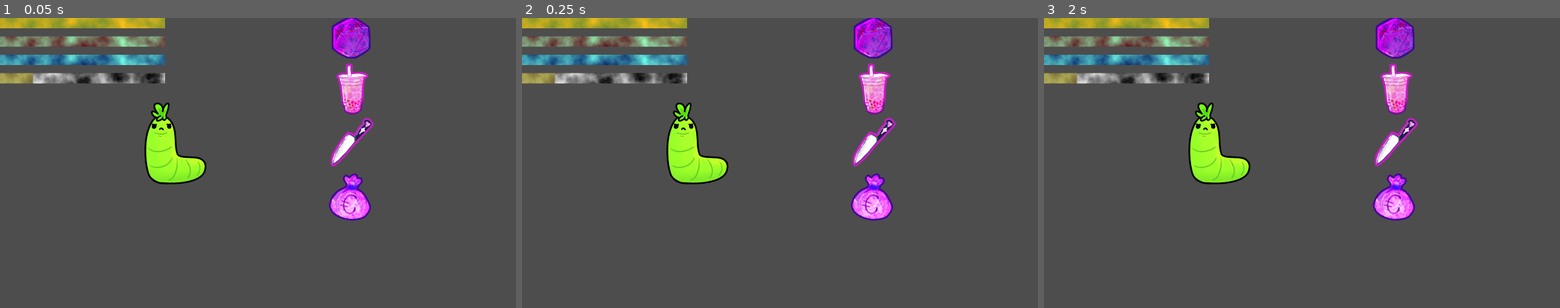
Above: before the commit, frames 1-3 (left to right).
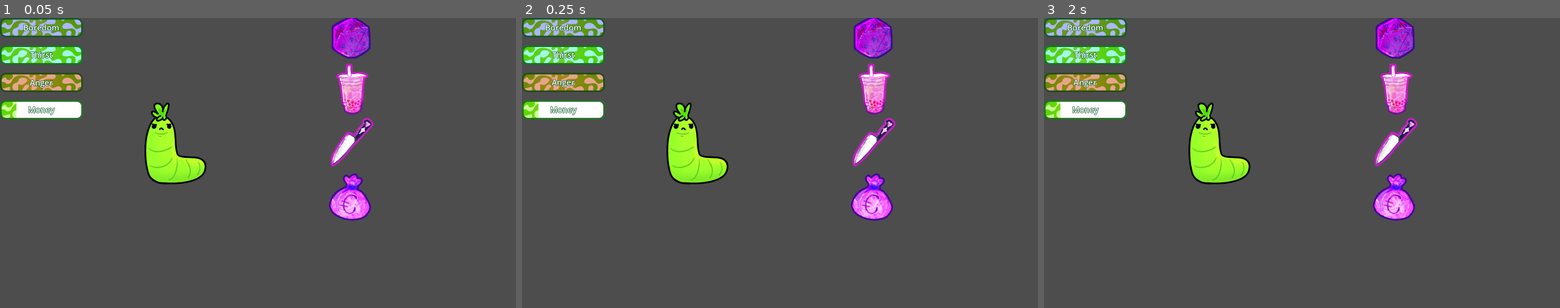
Above: after the commit, the same moments.

Repository: BlustrawberRi/Joshkagochi
Game: Godot game, scene res://Scenes/debug_aenty.tscn
Same seed, same stepped clock (60 frames per second), same inputs: the game is played once before the commit and once after it. The project has no main scene, so this scene is started directly. The engine's default icon, where the game draws it, is replaced by a stand-in: a white triangle on a blue panel in a dark square.
Inputs (mouse positions are in pixels of both pictures, inside the frame that each line leads up to):
- Up to frame 1 (0.05 s): no input
- Up to frame 2 (0.25 s): no input
- Up to frame 3 (2 s): click (1394, 197) at 0.52 s; click (1394, 197) at 1.27 s

The runs differ from the first frame. In frame 1, 6.8% of the frame differs, in the area x 0-32%, y 0-36%; in frame 2, 6.8%; in frame 3, 6.8%.

Commit message:
Update bar design.

Diff:
--- a/Scenes/anger_bar.tscn
+++ b/Scenes/anger_bar.tscn
@@ -1,31 +1,12 @@
-[gd_scene load_steps=8 format=3 uid="uid://cyusm7u8wmwh7"]
+[gd_scene load_steps=2 format=3 uid="uid://cyusm7u8wmwh7"]
 
 [ext_resource type="PackedScene" uid="uid://0uln8e6lgi6m" path="res://Scenes/stat_bar_base.tscn" id="1_v47jw"]
 
-[sub_resource type="Gradient" id="Gradient_bcohs"]
-colors = PackedColorArray(0.281451, 0.0186808, 0.625513, 1, 0.059126, 0.0591259, 0.0591259, 1)
-
-[sub_resource type="FastNoiseLite" id="FastNoiseLite_1rp4a"]
-noise_type = 2
-
-[sub_resource type="NoiseTexture2D" id="NoiseTexture2D_qsm74"]
-height = 32
-color_ramp = SubResource("Gradient_bcohs")
-noise = SubResource("FastNoiseLite_1rp4a")
-
-[sub_resource type="Gradient" id="Gradient_1rp4a"]
-colors = PackedColorArray(0.0447084, 0.186578, 0.437941, 1, 0.42726, 0.975825, 0.90049, 1)
-
-[sub_resource type="FastNoiseLite" id="FastNoiseLite_qsm74"]
-noise_type = 3
-
-[sub_resource type="NoiseTexture2D" id="NoiseTexture2D_c661h"]
-height = 32
-color_ramp = SubResource("Gradient_1rp4a")
-noise = SubResource("FastNoiseLite_qsm74")
-
 [node name="StatBar" instance=ExtResource("1_v47jw")]
 value = 52.0
-texture_under = SubResource("NoiseTexture2D_qsm74")
-texture_progress = SubResource("NoiseTexture2D_c661h")
+tint_progress = Color(0.91, 0.643067, 0.546, 1)
 stat = 2
+
+[node name="RichTextLabel" parent="." index="0"]
+bbcode_enabled = true
+text = "[shake]Anger[/shake]"
--- a/Scenes/boredom_bar.tscn
+++ b/Scenes/boredom_bar.tscn
@@ -1,17 +1,9 @@
-[gd_scene load_steps=5 format=3 uid="uid://cemijs48o438d"]
+[gd_scene load_steps=2 format=3 uid="uid://cemijs48o438d"]
 
 [ext_resource type="PackedScene" uid="uid://0uln8e6lgi6m" path="res://Scenes/stat_bar_base.tscn" id="1_w4kqr"]
 
-[sub_resource type="Gradient" id="Gradient_whv2h"]
-colors = PackedColorArray(0.455738, 0.564538, 0.181233, 1, 0.980432, 0.756093, 0.0914147, 1)
+[node name="StatBar" instance=ExtResource("1_w4kqr")]
+tint_progress = Color(0.67, 0.714, 1, 1)
 
-[sub_resource type="FastNoiseLite" id="FastNoiseLite_n4sqb"]
-noise_type = 3
-
-[sub_resource type="NoiseTexture2D" id="NoiseTexture2D_wce7m"]
-height = 32
-color_ramp = SubResource("Gradient_whv2h")
-noise = SubResource("FastNoiseLite_n4sqb")
-
-[node name="StatBar" instance=ExtResource("1_w4kqr")]
-texture_progress = SubResource("NoiseTexture2D_wce7m")
+[node name="RichTextLabel" parent="." index="0"]
+text = "Boredom"
--- a/Scenes/debug_aenty.tscn
+++ b/Scenes/debug_aenty.tscn
@@ -9,17 +9,6 @@
 [ext_resource type="PackedScene" uid="uid://by0vukekvq4n7" path="res://Scenes/thirst_bar.tscn" id="6_0ijgr"]
 [ext_resource type="PackedScene" uid="uid://f0e7mj35v1p4" path="res://Scenes/money_remedy.tscn" id="6_rlaxs"]
 [ext_resource type="PackedScene" uid="uid://owkaguou2jyq" path="res://Scenes/worm.tscn" id="7_ethus"]
-
-[sub_resource type="Gradient" id="Gradient_1idgn"]
-colors = PackedColorArray(0.370341, 0.0856195, 0.125144, 1, 0.587055, 0.969628, 0.70887, 1)
-
-[sub_resource type="FastNoiseLite" id="FastNoiseLite_i54om"]
-noise_type = 3
-
-[sub_resource type="NoiseTexture2D" id="NoiseTexture2D_v5sty"]
-height = 32
-color_ramp = SubResource("Gradient_1idgn")
-noise = SubResource("FastNoiseLite_i54om")
 
 [node name="Control" type="Control"]
 layout_mode = 3
@@ -47,11 +36,10 @@
 
 [node name="Boredom" parent="VBoxContainer2" instance=ExtResource("5_ethus")]
 layout_mode = 2
+tint_progress = Color(0.67, 0.714, 1, 1)
 
 [node name="Thirst" parent="VBoxContainer2" instance=ExtResource("6_0ijgr")]
 layout_mode = 2
-texture_over = null
-texture_progress = SubResource("NoiseTexture2D_v5sty")
 
 [node name="Anger" parent="VBoxContainer2" instance=ExtResource("4_q510y")]
 layout_mode = 2
--- a/Scenes/debug_ri.tscn
+++ b/Scenes/debug_ri.tscn
@@ -1,17 +1,41 @@
-[gd_scene load_steps=7 format=3 uid="uid://cewl6bledbexq"]
+[gd_scene load_steps=11 format=3 uid="uid://cewl6bledbexq"]
 
 [ext_resource type="PackedScene" uid="uid://dkflewpumsmbr" path="res://Scenes/boredom_remedy.tscn" id="1_dvldc"]
 [ext_resource type="Texture2D" uid="uid://h3hrdt4wybct" path="res://Images/tamagotchi_bg.png" id="1_pl56k"]
 [ext_resource type="PackedScene" uid="uid://f0e7mj35v1p4" path="res://Scenes/money_remedy.tscn" id="2_6xvl5"]
+[ext_resource type="PackedScene" uid="uid://cemijs48o438d" path="res://Scenes/boredom_bar.tscn" id="2_bn4a2"]
 [ext_resource type="PackedScene" uid="uid://bn4y6kx1uy3of" path="res://Scenes/thirst_remedy.tscn" id="2_pl56k"]
+[ext_resource type="PackedScene" uid="uid://by0vukekvq4n7" path="res://Scenes/thirst_bar.tscn" id="3_1sc7q"]
 [ext_resource type="PackedScene" uid="uid://c0m7qnbcww5rm" path="res://Scenes/anger_remedy.tscn" id="3_6xvl5"]
+[ext_resource type="PackedScene" uid="uid://cyusm7u8wmwh7" path="res://Scenes/anger_bar.tscn" id="4_lc5mr"]
 [ext_resource type="PackedScene" uid="uid://owkaguou2jyq" path="res://Scenes/worm.tscn" id="4_qqy2t"]
+[ext_resource type="PackedScene" uid="uid://de5dvjwm66mpk" path="res://Scenes/money_bar.tscn" id="5_spq87"]
 
 [node name="DebugRi" type="Node2D"]
 
 [node name="TamagotchiBg" type="Sprite2D" parent="."]
 position = Vector2(800, 450)
 texture = ExtResource("1_pl56k")
+
+[node name="VBoxContainer2" type="VBoxContainer" parent="."]
+offset_left = 44.0
+offset_top = 294.0
+offset_right = 301.0
+offset_bottom = 609.0
+theme_override_constants/separation = 25
+
+[node name="Boredom" parent="VBoxContainer2" instance=ExtResource("2_bn4a2")]
+layout_mode = 2
+tint_progress = Color(0.67, 0.714, 1, 1)
+
+[node name="Thirst" parent="VBoxContainer2" instance=ExtResource("3_1sc7q")]
+layout_mode = 2
+
+[node name="Anger" parent="VBoxContainer2" instance=ExtResource("4_lc5mr")]
+layout_mode = 2
+
+[node name="Money" parent="VBoxContainer2" instance=ExtResource("5_spq87")]
+layout_mode = 2
 
 [node name="Items" type="Control" parent="."]
 layout_mode = 3
--- a/Scenes/money_bar.tscn
+++ b/Scenes/money_bar.tscn
@@ -3,4 +3,8 @@
 [ext_resource type="PackedScene" uid="uid://0uln8e6lgi6m" path="res://Scenes/stat_bar_base.tscn" id="1_7hrn5"]
 
 [node name="TextureProgressBar" instance=ExtResource("1_7hrn5")]
+tint_progress = Color(0.783, 1, 0.58, 1)
 stat = 3
+
+[node name="RichTextLabel" parent="." index="0"]
+text = "Money"
--- a/Scenes/stat_bar_base.tscn
+++ b/Scenes/stat_bar_base.tscn
@@ -1,29 +1,27 @@
-[gd_scene load_steps=7 format=3 uid="uid://0uln8e6lgi6m"]
+[gd_scene load_steps=4 format=3 uid="uid://0uln8e6lgi6m"]
 
+[ext_resource type="Texture2D" uid="uid://b4do8p3po2dum" path="res://Images/bar_pattern_empty.png" id="1_acrl3"]
+[ext_resource type="Texture2D" uid="uid://nc26pc666jfn" path="res://Images/bar_pattern.png" id="1_mg8eb"]
 [ext_resource type="Script" uid="uid://4ywy5opuymhu" path="res://Scripts/stat_bar.gd" id="1_rp84f"]
 
-[sub_resource type="FastNoiseLite" id="FastNoiseLite_rp84f"]
-noise_type = 2
+[node name="TextureProgressBar" type="TextureProgressBar"]
+offset_right = 257.0
+offset_bottom = 60.0
+value = 61.0
+texture_under = ExtResource("1_acrl3")
+texture_progress = ExtResource("1_mg8eb")
+script = ExtResource("1_rp84f")
 
-[sub_resource type="NoiseTexture2D" id="NoiseTexture2D_mg8eb"]
-height = 32
-noise = SubResource("FastNoiseLite_rp84f")
-
-[sub_resource type="Gradient" id="Gradient_rp84f"]
-colors = PackedColorArray(0.448045, 0.390057, 0.193906, 1, 0.818016, 0.82462, 0.427613, 1)
-
-[sub_resource type="FastNoiseLite" id="FastNoiseLite_mg8eb"]
-noise_type = 3
-
-[sub_resource type="NoiseTexture2D" id="NoiseTexture2D_acrl3"]
-height = 32
-color_ramp = SubResource("Gradient_rp84f")
-noise = SubResource("FastNoiseLite_mg8eb")
-
-[node name="TextureProgressBar" type="TextureProgressBar"]
-offset_right = 462.0
-offset_bottom = 32.0
-value = 50.0
-texture_under = SubResource("NoiseTexture2D_mg8eb")
-texture_progress = SubResource("NoiseTexture2D_acrl3")
-script = ExtResource("1_rp84f")
+[node name="RichTextLabel" type="RichTextLabel" parent="."]
+layout_mode = 1
+anchors_preset = 15
+anchor_right = 1.0
+anchor_bottom = 1.0
+grow_horizontal = 2
+grow_vertical = 2
+theme_override_colors/font_outline_color = Color(0, 0.3, 0.11, 1)
+theme_override_constants/outline_size = 5
+theme_override_font_sizes/normal_font_size = 25
+text = "Bar Name"
+horizontal_alignment = 1
+vertical_alignment = 1
--- a/Scenes/thirst_bar.tscn
+++ b/Scenes/thirst_bar.tscn
@@ -1,18 +1,10 @@
-[gd_scene load_steps=5 format=3 uid="uid://by0vukekvq4n7"]
+[gd_scene load_steps=2 format=3 uid="uid://by0vukekvq4n7"]
 
 [ext_resource type="PackedScene" uid="uid://0uln8e6lgi6m" path="res://Scenes/stat_bar_base.tscn" id="1_pjyru"]
 
-[sub_resource type="Gradient" id="Gradient_1idgn"]
-colors = PackedColorArray(0.370341, 0.0856195, 0.125144, 1, 0.587055, 0.969628, 0.70887, 1)
+[node name="StatBar" instance=ExtResource("1_pjyru")]
+tint_progress = Color(0.6272, 0.98, 0.8918, 1)
+stat = 1
 
-[sub_resource type="FastNoiseLite" id="FastNoiseLite_i54om"]
-noise_type = 3
-
-[sub_resource type="NoiseTexture2D" id="NoiseTexture2D_v5sty"]
-height = 32
-color_ramp = SubResource("Gradient_1idgn")
-noise = SubResource("FastNoiseLite_i54om")
-
-[node name="StatBar" instance=ExtResource("1_pjyru")]
-texture_over = SubResource("NoiseTexture2D_v5sty")
-stat = 1
+[node name="RichTextLabel" parent="." index="0"]
+text = "Thirst"
Binary file added: Images/bar_pattern.png
Not shown, added: Images/bar_pattern.png.import
Binary file added: Images/bar_pattern_empty.png
Not shown, added: Images/bar_pattern_empty.png.import
Not shown: 1 places in Scenes/debug_aenty.tscn that only renumber resources
